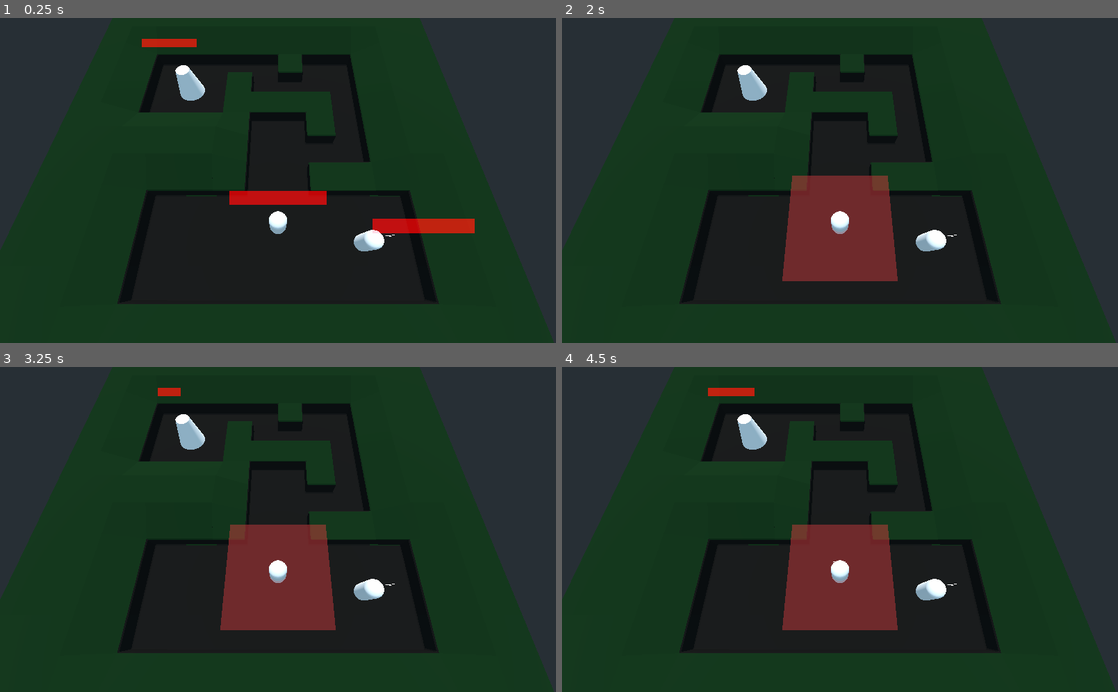
Above: before the commit, frames 1-4 (two rows, left to right).
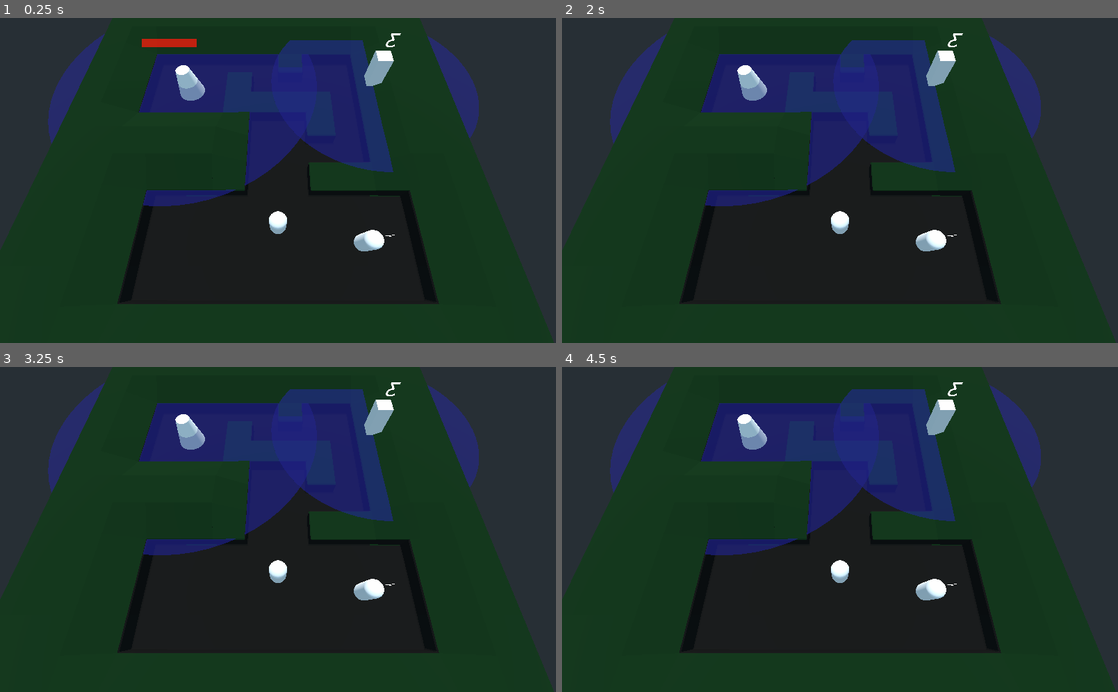
Above: after the commit, the same moments.

Repository: rubenMiller/rwu-spieleentwicklung-project
Game: Godot game, scene res://levels/pathfinding.tscn
Same seed, same stepped clock (60 frames per second), same inputs: the game is played once before the commit and once after it.
Inputs (mouse positions are in pixels of both pictures, inside the frame that each line leads up to):
- Up to frame 1 (0.25 s): no input
- Up to frame 2 (2 s): tap Enter (ui_accept) at 0.5, 0.77, 1.52 s; move the mouse to (962, 164) at 0.52 s; press the mouse at (962, 164) at 0.53 s; move the mouse to (728, 196) at 1.27 s; release the mouse at (728, 196) at 1.28 s; click (728, 196) at 1.35 s
- Up to frame 3 (3.25 s): move the mouse to (333, 458) at 2.02 s; press the mouse at (333, 458) at 2.03 s; tap Enter (ui_accept) at 2.75, 3.02 s; move the mouse to (250, 594) at 2.77 s; release the mouse at (250, 594) at 2.78 s; click (250, 594) at 2.85 s
- Up to frame 4 (4.5 s): move the mouse to (1006, 578) at 3.52 s; press the mouse at (1006, 578) at 3.53 s; tap Enter (ui_accept) at 3.77, 4.25 s; move the mouse to (673, 480) at 4.27 s; release the mouse at (673, 480) at 4.28 s; click (673, 480) at 4.35 s

The runs differ from the first frame. In frame 1, 16% of the frame differs, in the area x 8-87%, y 4-67%; in frame 2, 20%; in frame 3, 20%; in frame 4, 21%, in the area x 8-87%, y 4-81%.

Commit message:
implemented both types of towers

Diff:
--- a/godot-files/Components/AttackComponent.gd
+++ b/godot-files/Components/AttackComponent.gd
@@ -1,34 +1,39 @@
 extends Node
 
 export var target_group_name := ""
-onready var reload_timer = $Reload_timer
+onready var reload_timer = $Load_timer
 onready var health_bar = $Health_bar
 
-
-var target_list = []
+var target_list := []
+var current_target = null
 
 func _ready():
 	pass
 
 func _process(_delta):
 	health_bar.scale.x = reload_timer.time_left / reload_timer.wait_time
-	if not reload_timer.is_stopped():
-		return
 
-	if target_list.size():
-		shoot_first_target()
-		reload_timer.start()
+	if target_list.size() > 0:
+		if current_target != target_list[0]:
+			current_target = target_list[0]
+			reload_timer.start()
+	else:
+		current_target = null
+		reload_timer.stop()
 
 func shoot_first_target():
-	target_list[0].get_child(0).reduceHealth(1)
+	target_list[0].get_child(0).reduce_health(1)
 
 func _on_Radius_Component_body_entered(body: Node) -> void:
-	print("I ",get_parent() , " detected in my Radius: ", target_group_name, body)
-	#print(body, " wants to attack: ", target_group_name, " body: ", body)
+	#print("I ",get_parent() , " detected in my Radius: ", target_group_name, body)
 	if body.is_in_group(target_group_name):
-		print("I ",get_parent() , " want to attack: ", target_group_name, body)
+		#print("I ",get_parent() , " want to attack: ", target_group_name, body)
 		target_list.append(body)
 
 func _on_Radius_Component_body_exited(body: Node) -> void:
-		if body.is_in_group(target_group_name):
-			target_list.erase(body)
+	if body.is_in_group(target_group_name):
+		target_list.erase(body)
+
+func _on_Load_timer_timeout() -> void:
+	shoot_first_target()
+	reload_timer.start()
--- a/godot-files/Components/AttackComponent.tscn
+++ b/godot-files/Components/AttackComponent.tscn
@@ -13,13 +13,14 @@
 [node name="Attack_component" type="Spatial"]
 script = ExtResource( 1 )
 
-[node name="Reload_timer" type="Timer" parent="."]
+[node name="Load_timer" type="Timer" parent="."]
 wait_time = 2.0
 one_shot = true
-autostart = true
 
 [node name="Health_bar" type="Sprite3D" parent="."]
 transform = Transform( 1, 0, 0, 0, 1, 0, 0, 0, 1, 0, 6, 0 )
 pixel_size = 1.0
 billboard = 1
 texture = SubResource( 16 )
+
+[connection signal="timeout" from="Load_timer" to="." method="_on_Load_timer_timeout"]
--- a/godot-files/Entities/End_mortar.tscn
+++ b/godot-files/Entities/End_mortar.tscn
@@ -1,6 +1,5 @@
-[gd_scene load_steps=13 format=2]
+[gd_scene load_steps=11 format=2]
 
-[ext_resource path="res://Entities/SelectionArea.gd" type="Script" id=1]
 [ext_resource path="res://Entities/troop_tower.gd" type="Script" id=2]
 [ext_resource path="res://Components/AttackComponent_end_tower.tscn" type="PackedScene" id=3]
 [ext_resource path="res://Components/Radius_Component.tscn" type="PackedScene" id=4]
@@ -17,9 +16,6 @@
 height = 4.0
 
 [sub_resource type="Skin" id=4]
-
-[sub_resource type="BoxShape" id=5]
-extents = Vector3( 1, 1, 2 )
 
 [sub_resource type="DynamicFont" id=6]
 size = 120
@@ -38,18 +34,6 @@
 mesh = SubResource( 3 )
 skin = SubResource( 4 )
 
-[node name="SelectionArea" type="Area" parent="."]
-transform = Transform( 1, 0, 0, 0, -4.37114e-08, -1, 0, 1, -4.37114e-08, 0, 0, 0 )
-collision_layer = 2
-collision_mask = 0
-monitorable = false
-priority = 1.0
-script = ExtResource( 1 )
-selection_group_name = "tower_selection"
-
-[node name="CollisionShape" type="CollisionShape" parent="SelectionArea"]
-shape = SubResource( 5 )
-
 [node name="Label3D" type="Label3D" parent="."]
 transform = Transform( 1, 0, 0, 0, 1, 0, 0, 0, 1, -0.0928533, 1.16272, 1.48533 )
 text = "Selected
@@ -58,13 +42,11 @@
 
 [node name="Radius_Component" parent="." instance=ExtResource( 4 )]
 transform = Transform( 1, 0, 0, 0, 1, 0, 0, 0, 1, 0, 2, 0 )
-visible = false
-radius = 300.0
+radius = 20.0
 
 [node name="Attack_component_end_tower" parent="." instance=ExtResource( 3 )]
 target_group_name = "troop"
 impact_area = ExtResource( 6 )
 
-[connection signal="selection_toggled" from="SelectionArea" to="." method="_on_SelectionArea_selection_toggled"]
 [connection signal="body_entered" from="Radius_Component" to="Attack_component_end_tower" method="_on_Radius_Component_body_entered"]
 [connection signal="body_exited" from="Radius_Component" to="Attack_component_end_tower" method="_on_Radius_Component_body_exited"]
--- a/godot-files/Entities/impact_area.tscn
+++ b/godot-files/Entities/impact_area.tscn
@@ -11,7 +11,6 @@
 size = Vector3( 4, 0.1, 4 )
 
 [node name="Impact_area" type="Area"]
-transform = Transform( 3, 0, 0, 0, 1, 0, 0, 0, 3, 0, 0, 0 )
 collision_layer = 2
 collision_mask = 2
 input_ray_pickable = false
@@ -25,7 +24,7 @@
 
 [node name="Timer" type="Timer" parent="."]
 process_mode = 0
-wait_time = 1.5
+wait_time = 1.2
 one_shot = true
 
 [connection signal="body_entered" from="." to="." method="_on_Impact_area_body_entered"]
--- a/godot-files/Entities/troop_tower.tscn
+++ b/godot-files/Entities/troop_tower.tscn
@@ -31,6 +31,7 @@
 script = ExtResource( 1 )
 
 [node name="HealtComponent" parent="." instance=ExtResource( 6 )]
+transform = Transform( 1, 0, 0, 0, 1, 0, 0, 0, 1, 0, 4, 0 )
 health = 3
 
 [node name="CollisionShape" type="CollisionShape" parent="."]
--- a/godot-files/levels/pathfinding.tscn
+++ b/godot-files/levels/pathfinding.tscn
@@ -9,6 +9,7 @@
 [ext_resource path="res://levels/WalkTiles.gd" type="Script" id=7]
 [ext_resource path="res://Art/Maps/Map_1.obj" type="ArrayMesh" id=8]
 [ext_resource path="res://Entities/End_mortar.tscn" type="PackedScene" id=9]
+[ext_resource path="res://Entities/troop_tower.tscn" type="PackedScene" id=10]
 [ext_resource path="res://Art/materials/troop_selected_Material.tres" type="Material" id=11]
 [ext_resource path="res://Art/materials/troop_idle_Material.tres" type="Material" id=12]
 
@@ -27,6 +28,9 @@
 
 [node name="Main" type="Spatial"]
 script = ExtResource( 6 )
+
+[node name="Troop-tower" parent="." instance=ExtResource( 10 )]
+transform = Transform( 1, 0, 0, 0, 1, 0, 0, 0, 1, -14, 7, 9 )
 
 [node name="End_tower" parent="." instance=ExtResource( 9 )]
 transform = Transform( 1, 0, 0, 0, 1, 0, 0, 0, 1, 14, 4, 10 )
Not shown: 1 places in godot-files/levels/pathfinding.tscn that only renumber resources
